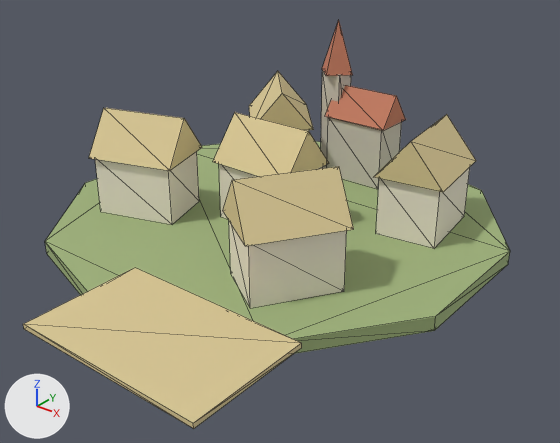
The glTF model game/assets/models/village.glb: old version first, new version second.
One viewpoint serves both versions: a camera (50 mm lens) standing at (1.96, -2.43, 1.53) and looking at (0.11, -0.12, 0.1). Arrows for +X, +Y and +Z are at lower left; the lights stay in place. The older version comes first. Mesh edges are drawn as thin lines. Vertices at exactly the same position are counted once.

Objects in the first picture: 'village'.
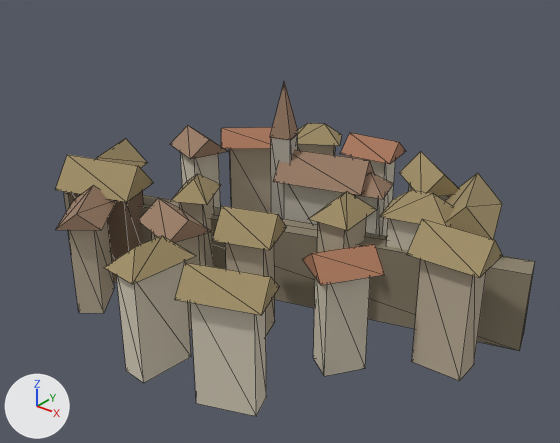
Location of each change, [x1, y1, x2, y2] in pixels of the pictures (560 x 443 px; the box of a moved part takes in the faces that stretch with it):
'village', recoloured, reshaped, moved (18% shorter): before [23, 20, 510, 429]; after [55, 81, 535, 416]
part 1 of me_cylinder, moved or reshaped: before [95, 152, 199, 224]; after [271, 134, 298, 219]
part 2 of me_cylinder, moved or reshaped: before [229, 221, 347, 308]; after [313, 277, 370, 376]
part 3 of me_cylinder, moved or reshaped: before [223, 166, 354, 246]; after [302, 244, 385, 285]
part 4 of me_cylinder, moved or reshaped: before [89, 108, 202, 171]; after [96, 138, 147, 168]
part 5 of me_cylinder, moved or reshaped: before [213, 112, 329, 176]; after [407, 219, 502, 278]
part 6 of me_cylinder, added (beige): after [55, 155, 154, 202]
part 7 of me_cylinder, moved or reshaped: before [219, 164, 323, 219]; after [412, 259, 486, 381]
part 8 of me_cylinder, moved or reshaped: before [376, 167, 470, 248]; after [317, 217, 367, 252]
part 9 of me_cylinder, rebuilt (26% narrower, 52% shorter): before [374, 114, 476, 192]; after [379, 190, 454, 227]
part 10 of me_cylinder, deleted: before [23, 20, 510, 429]
part 11 of me_cylinder, cut back: before [249, 71, 314, 131]; after [55, 81, 535, 416]

The change, as a diff of the scene's bpy script:
```diff
--- a/game/assets/models/village.glb.py
+++ b/game/assets/models/village.glb.py
@@ mat_plaster @@
 mat_plaster = principled_material('Plaster')
-mat_plaster.base_color = (0.86, 0.8, 0.66)  # pale yellow #efe7d4
+mat_plaster.base_color = (0.66, 0.6, 0.48)  # pale yellow #d4cbb8
 mat_plaster.roughness = 0.85
@@ mat_thatch @@
 mat_thatch = principled_material('Thatch')
-mat_thatch.base_color = (0.7, 0.58, 0.3)  # beige #dac895
+mat_thatch.base_color = (0.36, 0.28, 0.14)  # beige #a29069
 mat_thatch.roughness = 0.85
@@ mat_stone @@
 mat_stone = principled_material('Stone')
-mat_stone.base_color = (0.62, 0.58, 0.5)  # light grey #cec8bc
+mat_stone.base_color = (0.46, 0.43, 0.37)  # grey #b5afa4
 mat_stone.roughness = 0.85
@@ me_cylinder @@
-me_cylinder.from_pydata(...)  # 125 vertices, 186 faces; spans x -0.95..0.95, y -1.25..1.0, z -0.03..0.78
-me_cylinder.materials.append(mat_grass)  # green #a0b37c
+me_cylinder.from_pydata(...)  # 300 vertices, 428 faces; spans x -1.07..1.07, y -0.89..0.91, z -0.18..0.76
+# me_cylinder part 1: the loose piece of 8 vertices spanning x -0.71..-0.29, y -0.48..-0.12, z 0.03..0.29 is scaled about its middle by (0.272, 0.353, 2.64), then moved by (0.36, 0.52, 0.0), in mat_stone (grey #b5afa4)
+# me_cylinder part 2: the loose piece of 8 vertices spanning x 0.19..0.61, y -0.67..-0.23, z 0.03..0.29 is scaled about its middle by (0.488, 0.482, 1.75), then moved by (0.13, 0.18, -0.11)
+# me_cylinder part 3: the loose piece of 6 vertices spanning x 0.17..0.63, y -0.7..-0.2, z 0.29..0.47 is scaled about its middle by (0.67, 0.645, 0.436), then moved by (0.13, 0.18, -0.08), in mat_tile (brown #aa7659)
+# me_cylinder part 4: the loose piece of 6 vertices spanning x -0.73..-0.27, y -0.5..-0.1, z 0.29..0.47 is turned -86.6 degrees about the z axis through its middle and scaled by 0.711, then moved by (-0.37, 0.11, -0.04)
+# me_cylinder part 5: the loose piece of 6 vertices spanning x -0.2..0.2, y -0.2..0.1, z 0.29..0.47 is scaled about its middle by (0.736, 0.706, 0.596), then moved by (0.86, 0.04, -0.01)
+# me_cylinder part 6: the loose piece of 6 vertices spanning x -0.73..-0.27, y -0.5..-0.1, z 0.29..0.47 is copied, and the copy is scaled about its middle by (0.954, 0.834, 0.714), then moved by (-0.25, -0.05, -0.04); it spans x -0.97..-0.53, y -0.52..-0.18, z 0.28..0.41
+# me_cylinder part 7: the loose piece of 8 vertices spanning x -0.18..0.18, y -0.18..0.08, z 0.03..0.29 is scaled about its middle by (0.587, 0.505, 1.95), then moved by (0.86, 0.04, -0.09), in mat_timber (beige #bcad97)
+# me_cylinder part 8: the loose piece of 8 vertices spanning x 0.4..0.7, y 0.1..0.5, z 0.03..0.29 is scaled about its middle by (0.49, 0.513, 1.9), then moved by (-0.22, -0.28, -0.09), in mat_timber (beige #bcad97)
+# me_cylinder part 9: the loose piece of 6 vertices spanning x 0.38..0.72, y 0.08..0.52, z 0.29..0.47 is rebuilt with 6 vertices and now spans x 0.42..0.75, y 0.08..0.34, z 0.32..0.43
+# me_cylinder part 10: 6 loose pieces with 55 vertices, spanning x -0.95..0.95, y -1.25..1.0, z -0.03..0.78, are deleted
+# me_cylinder part 11: 14 vertices removed from x -0.59..-0.11, y 0.2..0.7, z 0.03..0.47; 238 vertices added at x -1.07..1.07, y -0.89..0.91, z -0.18..0.76
 me_cylinder.materials.append(mat_plaster)
@@ me_cylinder @@
 me_cylinder.materials.append(mat_stone)
-me_cylinder.materials.append(mat_roof)  # orange #c47c61
+me_cylinder.materials.append(mat_dirt)  # brown #8e846f
+me_cylinder.materials.append(mat_stonelight)  # light grey #cbc5b8
+me_cylinder.materials.append(mat_tileold)  # brown #997c65
+me_cylinder.materials.append(mat_tile)  # brown #aa7659
+me_cylinder.materials.append(mat_timber)  # beige #bcad97
+me_cylinder.materials.append(mat_wood)  # brown #7c6550
@@ ob_village @@
 ob_village = bpy.data.objects.new('village', me_cylinder)
-ob_village.location = (0.0, 0.0, 0.03)
+ob_village.location = (0.0, 0.0, -0.17)
```
